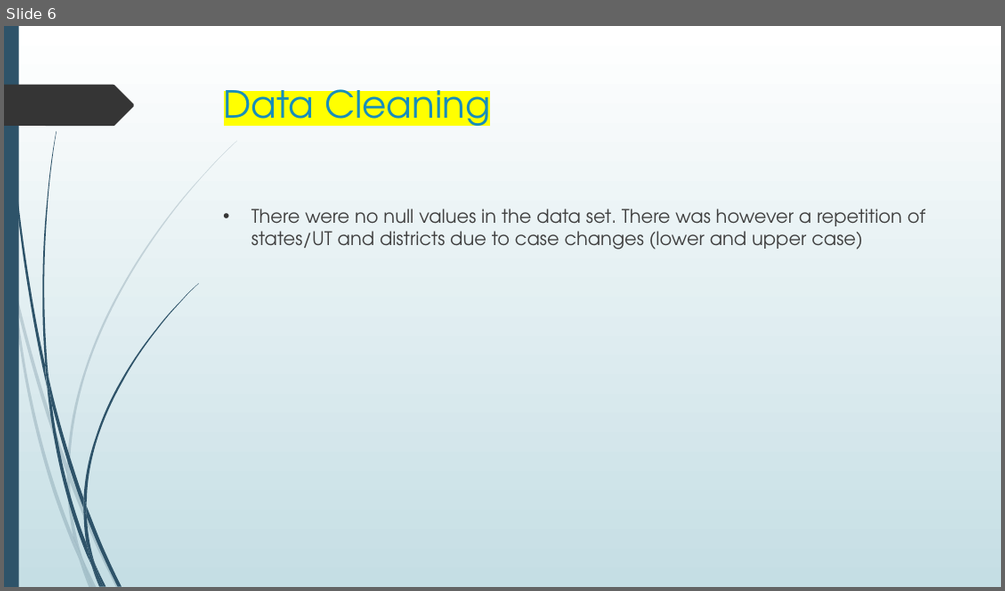
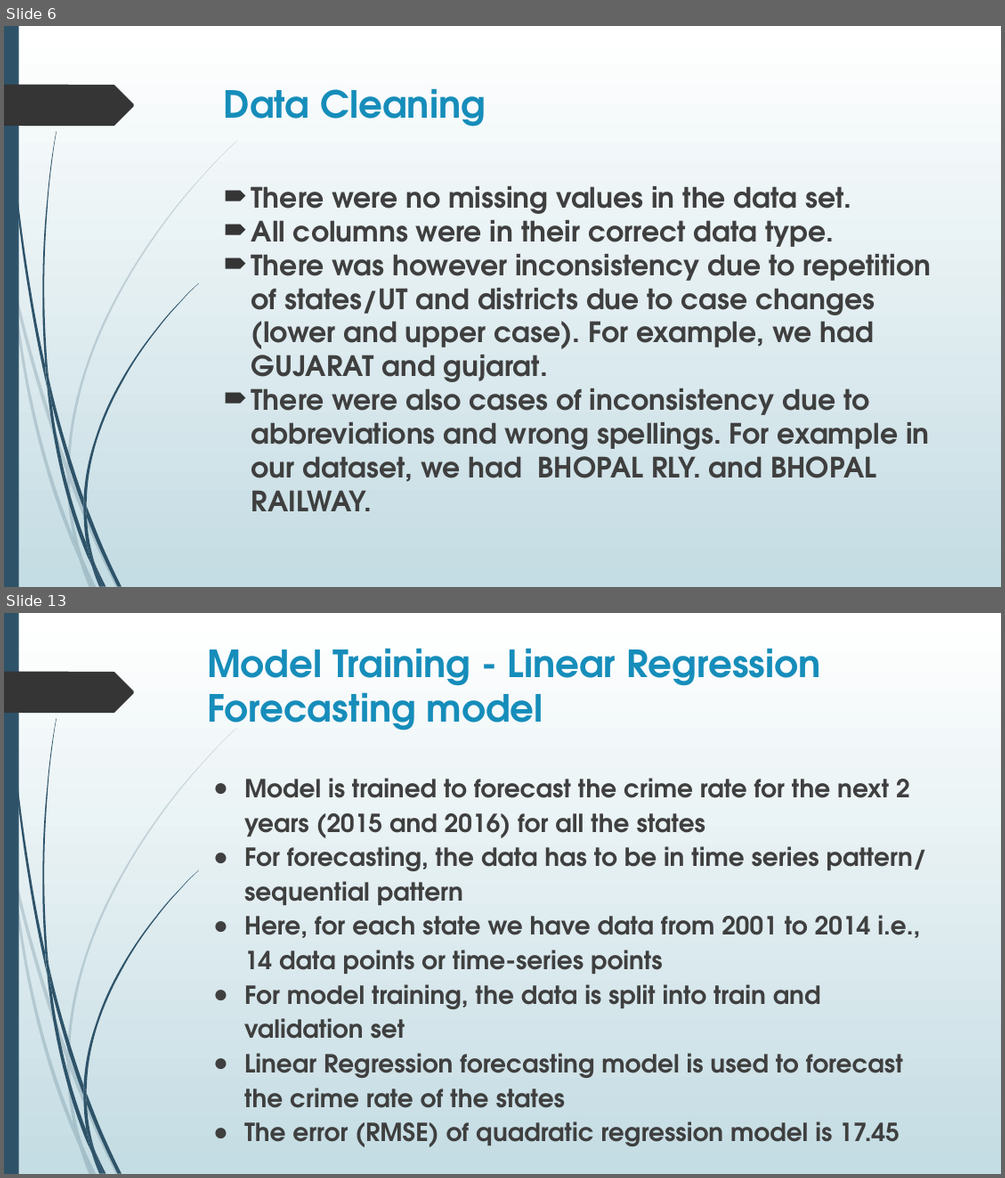
Before and after one commit to apacheteam/Crime-Against-Women-PP22-C623-APACHE-TEAM, a slide deck: PPT.pptx. Shown one above the other, each under a label of ours: slide 6 before the commit, slides 6 and 13 after it; the slides between them are not shown. The pictures are 1005x591 and 1005x1178 pixels, drawn with LibreOffice and Linux fonts; fonts in the diff are those of the drawing. Boxes give left, top, right and bottom in pixels: in the first picture for what was removed or moved away, otherwise in the second. Text is boxed around its words. In the diff, an @@ line names an element or a change of style, - is before the commit and + after.

```diff
--- a/PPT.pptx
+++ b/PPT.pptx
@@ slide 13 added at (4,613,1001,1174), background gradient #FFFFFF to #C4DCE3; not listed: 24 template elements that a slide beside it also shows @@
@@ title added at (207,648,820,730), 36 pt, text #168DBA, bold @@
+Model Training - Linear Regression Forecasting model
@@ text added at (244,778,927,1147), 24 pt, text #3F3F3F, bold @@
+● Model is trained to forecast the crime rate for the next 2 years (2015 and 2016) for all the states
+● For forecasting, the data has to be in time series pattern/ sequential pattern
+● Here, for each state we have data from 2001 to 2014 i.e., 14 data points or time-series points
+● For model training, the data is split into train and validation set
+● Linear Regression forecasting model is used to forecast the crime rate of the states
+● The error (RMSE) of quadratic regression model is 17.45
@@ slide 6 changed as well @@
@@ background gradient #FFFFFF to #C5DEE5 to gradient #FFFFFF to #C4DCE3 @@
@@ title "Data Cleaning" at (224,88,485,127): text colour #178DBB to #168DBA, highlight #FFFF00 to none, bold on @@
@@ text at (251,186,931,511): text changed; size 18 to 27 pt; text colour #404040 to #3F3F3F; bold on @@
-• There were no null values in the data set. There was however a repetition of states/UT and districts due to case changes (lower and upper case)
+🠶 There were no missing values in the data set.
+🠶 All columns were in their correct data type.
+🠶 There was however inconsistency due to repetition of states/UT and districts due to case changes (lower and upper case). For example, we had GUJARAT and gujarat.
+🠶 There were also cases of inconsistency due to abbreviations and wrong spellings. For example in our dataset, we had BHOPAL RLY. and BHOPAL RAILWAY.
```
Also in this commit, not shown: 4 other slides changed, 9 other slides added, 9 slides removed, 4 other files.
